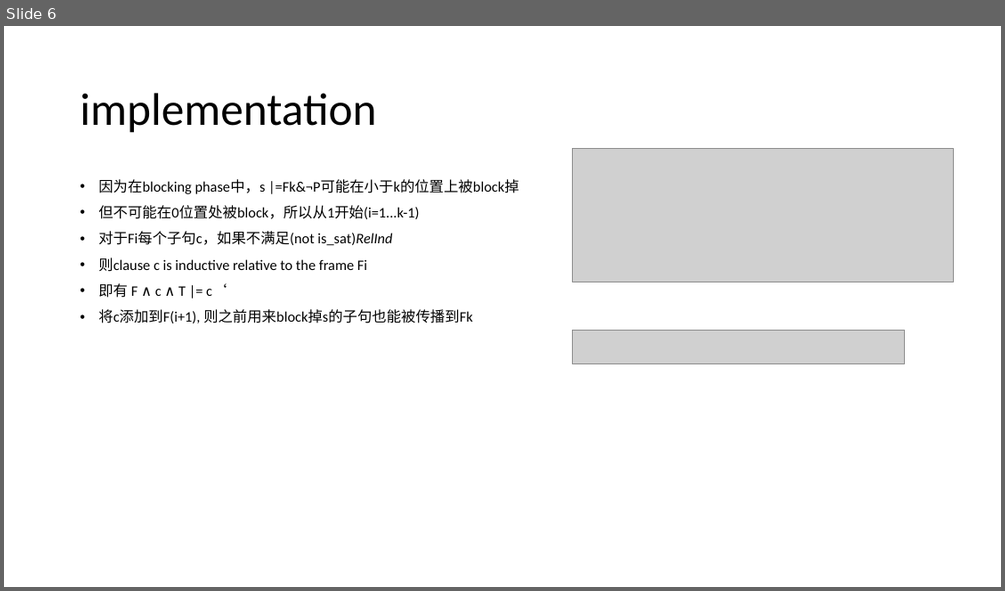
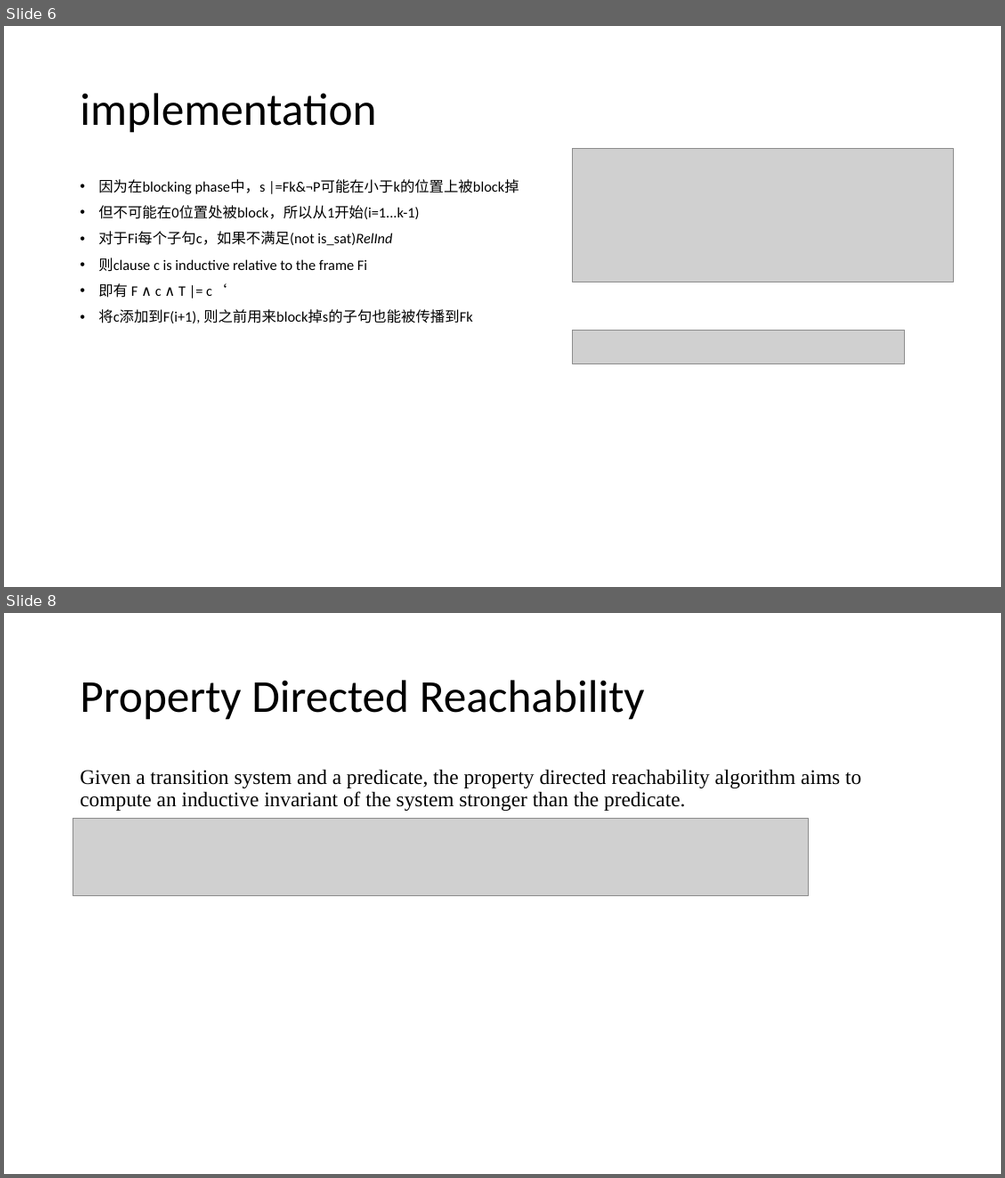
Before and after one commit to bacmive/paper_notes, a slide deck: notes10-ic3.pptx. Shown one above the other, each under a label of ours: slide 6 before the commit, slides 6 and 8 after it; the slides between them are not shown. The pictures are 1005x591 and 1005x1178 pixels, drawn with LibreOffice and Linux fonts; fonts in the diff are those of the drawing; grey boxes stand for pictures. Boxes give left, top, right and bottom in pixels: in the first picture for what was removed or moved away, otherwise in the second. Text is boxed around its words. In the diff, an @@ line names an element or a change of style, - is before the commit and + after.

```diff
--- a/notes10-ic3.pptx
+++ b/notes10-ic3.pptx
@@ slide 8 added at [4,613,1001,1174], background #FFFFFF @@
@@ title added at [80,680,645,720], 44 pt, text #000000 @@
+Property Directed Reachability
@@ text added at [80,769,861,811], 20 pt, text #000000 @@
+Given a transition system and a predicate, the property directed reachability algorithm aims to compute an inductive invariant of the system stronger than the predicate.
@@ picture added at [73,819,808,896] @@
```
Also in this commit, not shown: 2 other slides added, 2 other files.
